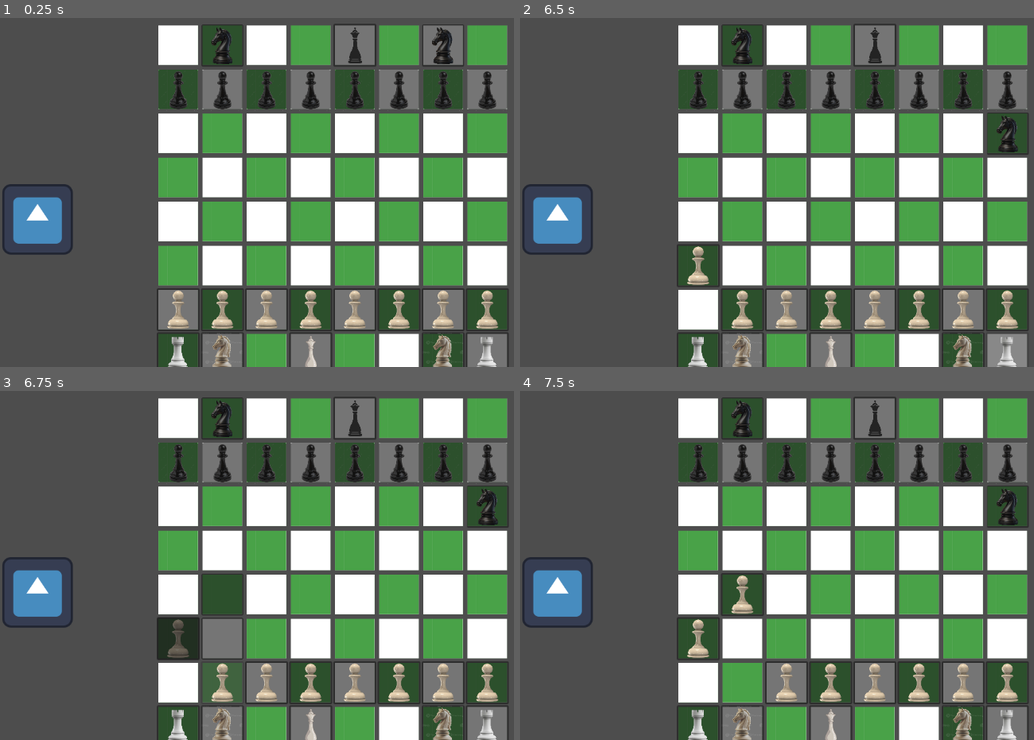
Above: before the commit, frames 1-4 (two rows, left to right).
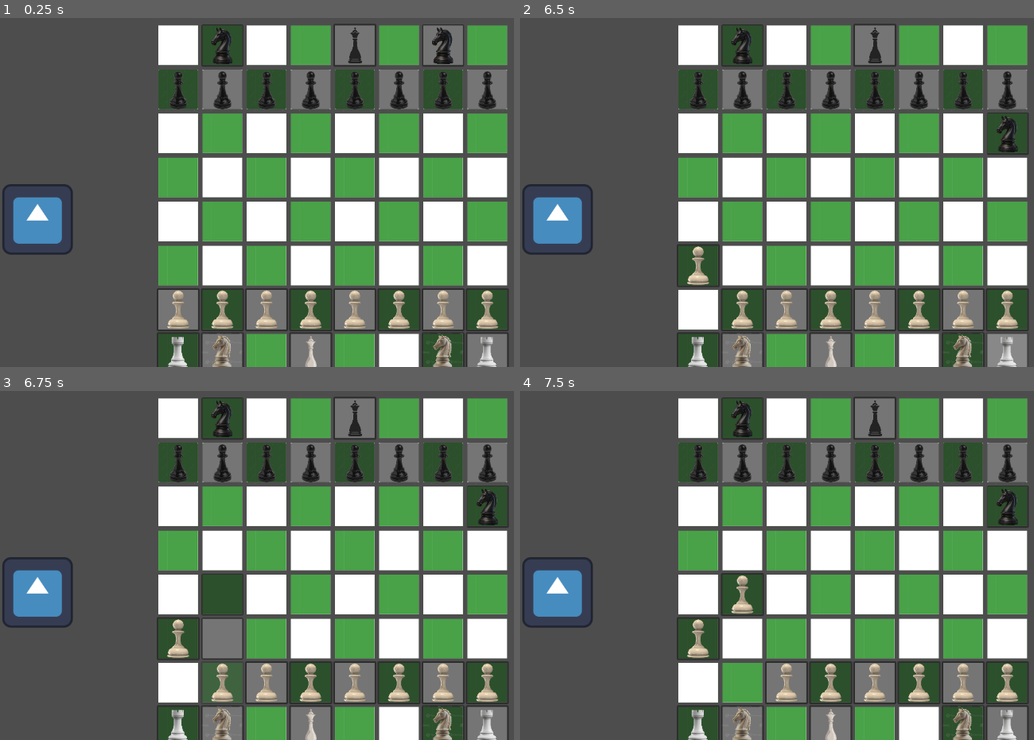
Above: after the commit, the same moments.

Repository: soligso-cpu/Chess-II-The-final-dlc-real-
Game: Godot game, scene res://Scenes/board.tscn
The game is run twice, just before and just after one commit, with the same random seed, the same clock (stepped at 60 frames per second) and the same inputs. The engine's default icon, where the game draws it, is replaced by a stand-in: a white triangle on a blue panel in a dark square.
Inputs (mouse positions are in pixels of both pictures, inside the frame that each line leads up to):
- Up to frame 1 (0.25 s): no input
- Up to frame 2 (6.5 s): click (741, 353) at 0.52 s; click (828, 353) at 1.25 s; click (699, 353) at 2.02 s; click (699, 311) at 2.77 s; click (699, 265) at 3.5 s; click (962, 45) at 4.27 s; click (1008, 133) at 5 s; click (1008, 353) at 5.77 s
- Up to frame 3 (6.75 s): click (221, 684) at 6.52 s
- Up to frame 4 (7.5 s): click (741, 593) at 7.25 s

Frames 1-2 are identical in both runs. In frame 3, 0.9% of the frame differs, in the area x 30-39%, y 65-77%; in frame 4, nothing differs.

Commit message:
Fixed Pawns Teamkill
Added:

- None

Fixed:

- Pawn no longer can kill its own team pieces

Bugs:

- No new bugs found

Diff:
--- a/chess-ii--the-final-dlc/Scripts/pawn.gd
+++ b/chess-ii--the-final-dlc/Scripts/pawn.gd
@@ -283,12 +283,12 @@
 
 
 func _on_left_area_area_entered(area: Area2D) -> void:
-	if(area.is_in_group("Edge")):
-		left_touching_border = true
-		left_enemy = true
 	if(area.is_in_group("Tiles")):
 		left1_tile = area.name
 		left1_tile_group = str(area.name)[0]
+	if(area.is_in_group("Edge")):
+		left_touching_border = true
+		left_enemy = true
 
 
 func _on_left_area_area_exited(area: Area2D) -> void:
@@ -304,17 +304,17 @@
 	if(body.is_in_group("White")):
 		if(self.is_in_group("White")):
 			left_enemy = true
-			left1_tile_group = true
+			left_touching_border = true
 		else:
 			left_enemy = true
-			left1_tile_group = false
+			left_touching_border = false
 	elif(body.is_in_group("Black")):
 		if(self.is_in_group("Black")):
 			left_enemy = true
-			left1_tile_group = true
+			left_touching_border = true
 		else:
 			left_enemy = true
-			left1_tile_group = false
+			left_touching_border = false
 
 
 func _on_left_area_body_exited(body: Node2D) -> void:
@@ -365,17 +365,17 @@
 	if(body.is_in_group("White")):
 		if(self.is_in_group("White")):
 			right_enemy = true
-			right1_tile_group = true
+			right_touching_border = true
 		else:
 			right_enemy = true
-			right1_tile_group = false
+			right_touching_border = false
 	elif(body.is_in_group("Black")):
 		if(self.is_in_group("Black")):
 			right_enemy = true
-			right1_tile_group = true
+			right_touching_border = true
 		else:
 			right_enemy = true
-			right1_tile_group = false
+			right_touching_border = false
 
 
 func _on_right_area_body_exited(body: Node2D) -> void:
Not shown, changed: .DS_Store
